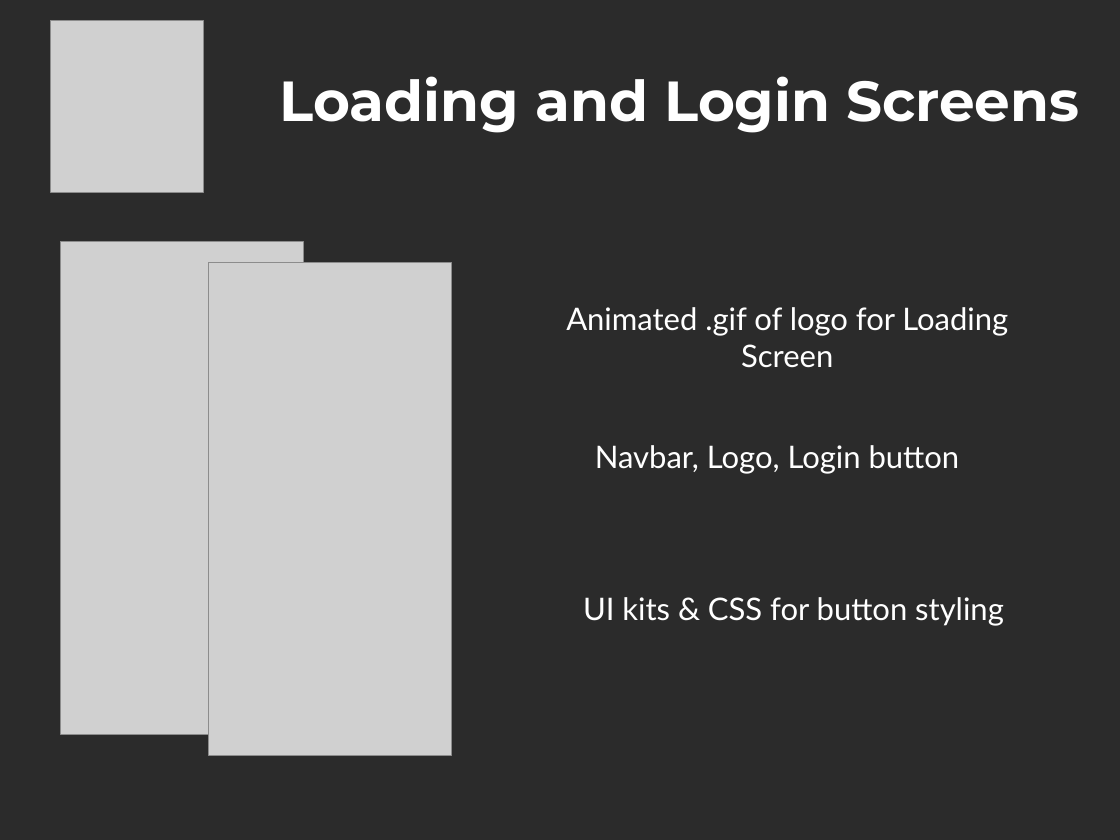
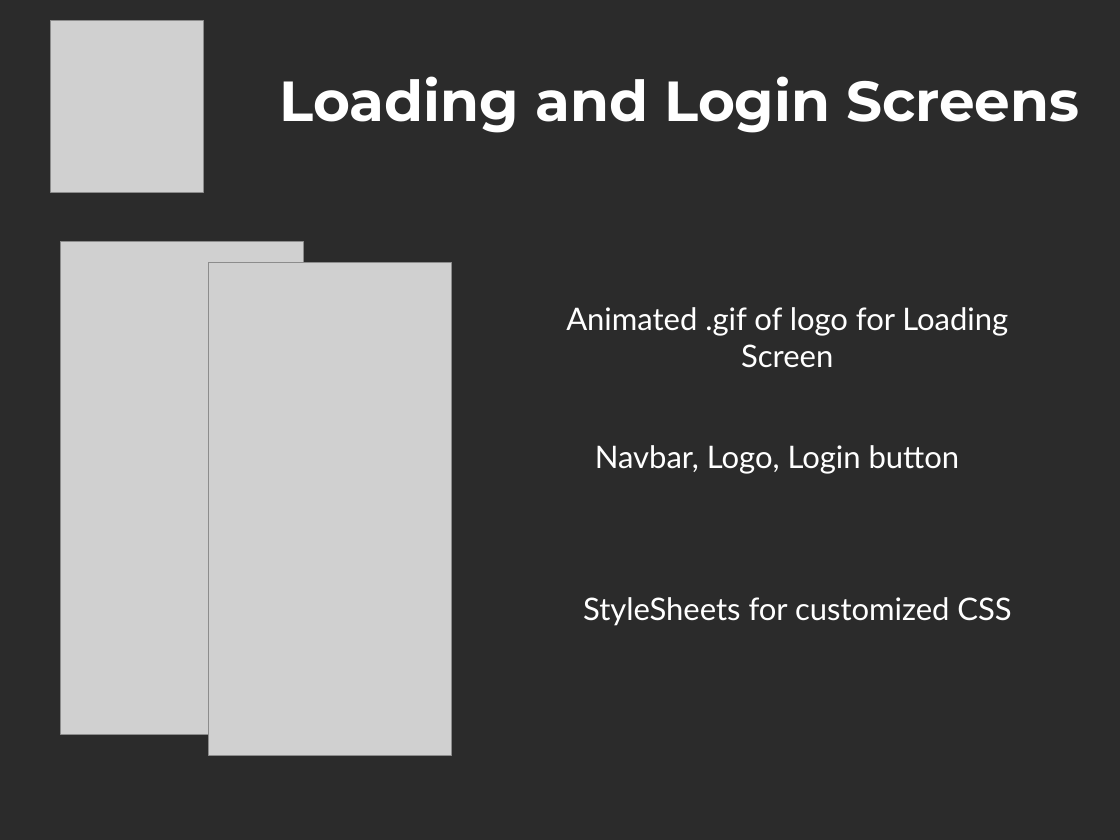
Before and after one commit to swhufnagel/Project-3, a slide deck: slide 3 of PowerPoint-SayHay/SayHayPresentation.odp. Drawn at 1120x840 pixels with LibreOffice and Linux fonts; fonts in the diff are those of the drawing; grey boxes stand for pictures; background and template pictures are left out; a plain dark background stands for a picture behind light text. Boxes give left, top, right and bottom in pixels: in the first picture for what was removed or moved away, otherwise in the second. Text is boxed around its words. In the diff, an @@ line names an element or a change of style, - is before the commit and + after.

```diff
--- a/PowerPoint-SayHay/SayHayPresentation.odp
+++ b/PowerPoint-SayHay/SayHayPresentation.odp
@@ text at box(583, 597, 1011, 626): text changed @@
-UI kits & CSS for button styling
+StyleSheets for customized CSS
```
Also in this commit, not shown: 4 other slides changed, 1 slide added, 1 other file.
